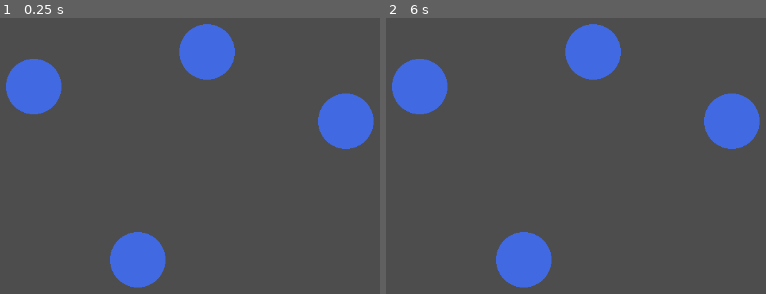
Above: before the commit, frames 1-2 (left to right).
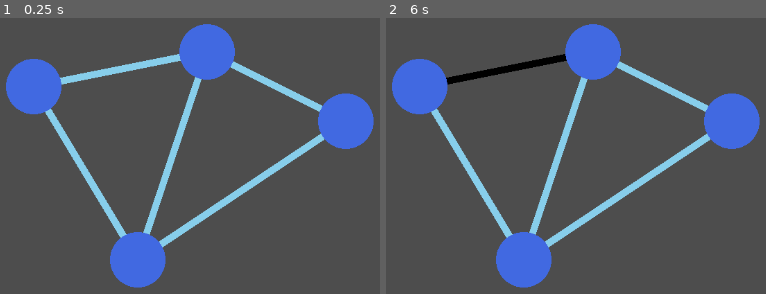
Above: after the commit, the same moments.

Repository: harv-sudo/Shannon-Switching-Game
Game: Godot game, scene res://testingScene.tscn
Same seed, same stepped clock (60 frames per second), same inputs: the game is played once before the commit and once after it. Before the commit the project has no main scene; this scene is started directly in both runs.
Inputs (mouse positions are in pixels of both pictures, inside the frame that each line leads up to):
- Up to frame 1 (0.25 s): no input
- Up to frame 2 (6 s): tap Enter at 0.5, 2, 3.5 s; move the mouse to (outside the picture) at 0.52 s; click (outside the picture) at 0.67 s; tap Space at 1.25, 2.75, 4.25 s; move the mouse to (519, 194) at 1.27 s; click (519, 194) at 1.42 s; move the mouse to (762, 73) at 2.02 s; click (762, 73) at 2.17 s; move the mouse to (640, 263) at 2.77 s; click (640, 263) at 2.92 s; move the mouse to (outside the picture) at 3.52 s; click (outside the picture) at 3.67 s; move the mouse to (439, 106) at 4.27 s; click (439, 106) at 4.42 s; move the mouse to (720, 172) at 5.02 s; click (720, 172) at 5.17 s; move the mouse to (560, 59) at 5.77 s; click (560, 59) at 5.92 s

The runs differ from the first frame. In frame 1, 5.2% of the frame differs, in the area x 11-86%, y 13-84%; in frame 2, 5.1%.
Error before the commit: Parse Error: Identifier "TurnManager" not declared in the current scope. (res://scripts/edges.gd:69)

Commit message:
Testing Scene

Diff:
--- a/project.godot
+++ b/project.godot
@@ -11,8 +11,13 @@
 [application]
 
 config/name="Shannon Switching Game"
+run/main_scene="res://testingScene.tscn"
 config/features=PackedStringArray("4.6", "GL Compatibility")
 config/icon="res://icon.svg"
+
+[autoload]
+
+TurnManager="*uid://2pm3mnk1c5aj"
 
 [physics]
 
Not shown: 1 places in testingScene.tscn that only renumber resources
